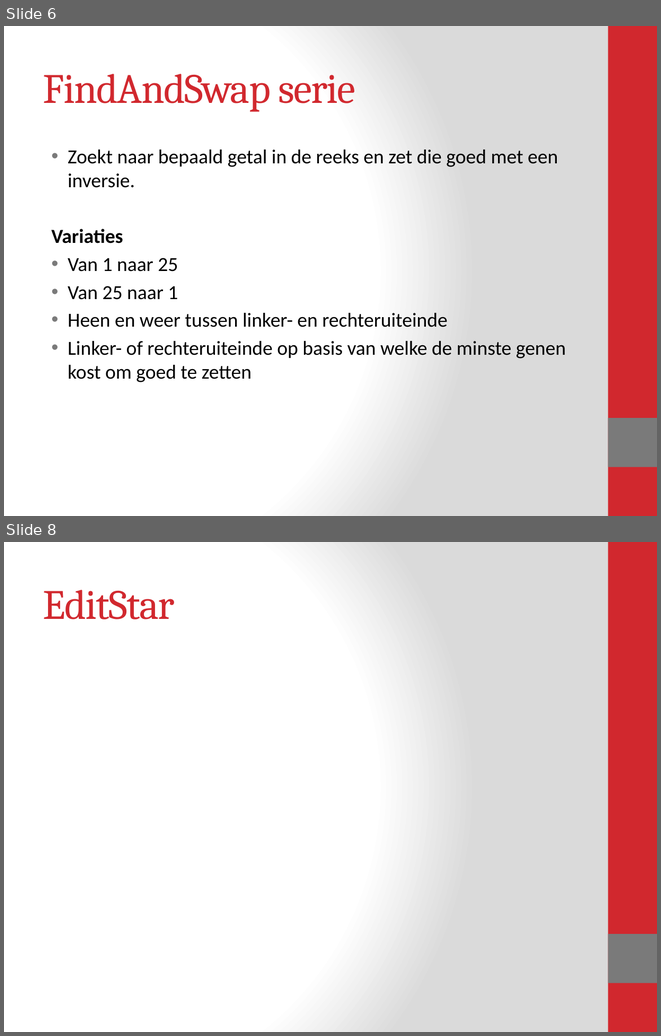
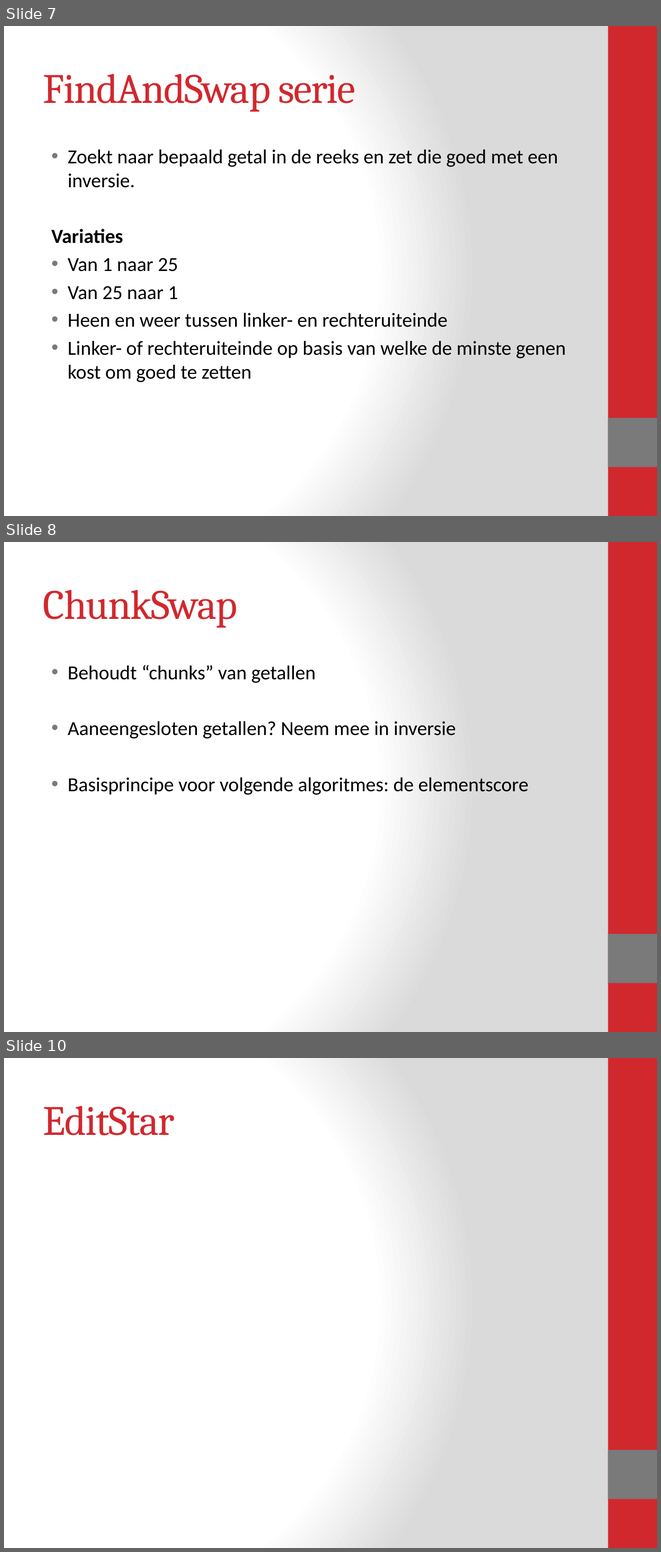
Before and after one commit to Blomr/Fruitvliegen, a slide deck: Fruitvliegen_Presentatie.pptx. Shown one above the other, each under a label of ours: slides 6 and 8 before the commit, slides 7, 8 and 10 after it; the slides between them are not shown. The pictures are 661x1036 and 661x1552 pixels, drawn with LibreOffice and Linux fonts; fonts in the diff are those of the drawing. Boxes give left, top, right and bottom in pixels: in the first picture for what was removed or moved away, otherwise in the second. Text is boxed around its words. In the diff, an @@ line names an element or a change of style, - is before the commit and + after.

```diff
--- a/Fruitvliegen_Presentatie.pptx
+++ b/Fruitvliegen_Presentatie.pptx
@@ slide 8 added at (4,542,657,1032), background gradient #FFFFFF to #DADADA; not listed: 2 template elements that a slide beside it also shows @@
@@ title added at (43,590,238,628), 46 pt, text #D1282E @@
+ChunkSwap
@@ text added at (68,665,529,795), 22 pt, text #000000 @@
+• Behoudt “chunks” van getallen
+• Aaneengesloten getallen? Neem mee in inversie
+• Basisprincipe voor volgende algoritmes: de elementscore
@@ what was slide 6 is now slide 7 @@
@@ what was slide 8 is now slide 10 @@
```
Also in this commit, not shown: 6 slides changed, 6 other slides added, 2 slides removed, 2 other files.
